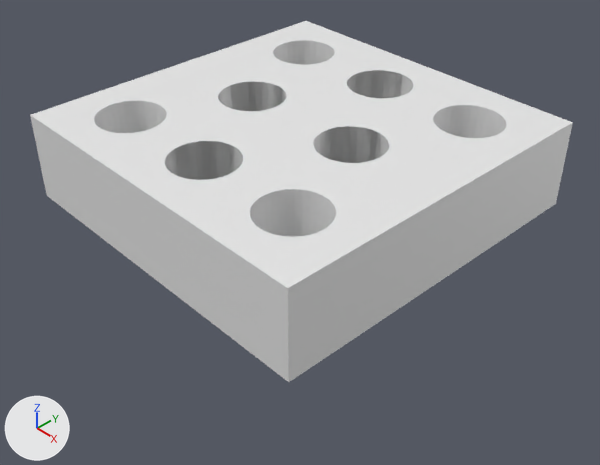
Renders of the Blender file Objetos 3D/TerrenoTopos.blend from each side of a commit.
Both versions are drawn from a camera (50 mm lens) standing at (22.8, -21.4, 16.9) and looking at (0.9, -0.9, -3.9). The axes (+X, +Y, +Z) are drawn at lower left. The lights are the same throughout.

In view in the first picture: 'Cubo'.
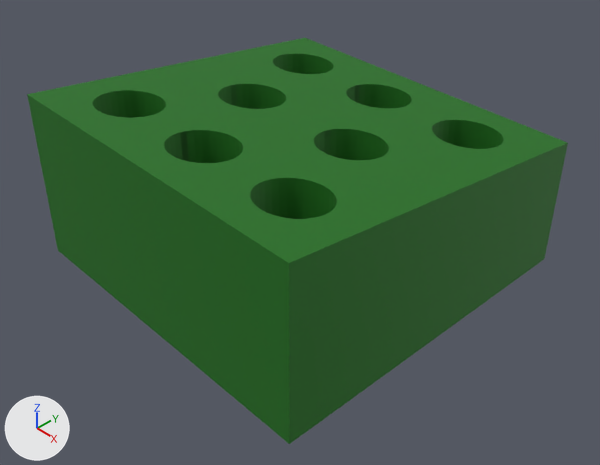
Where the change shows, as pixel boxes (x1, y1, x2, y2) in the pictures (600 x 465 px):
'Cubo', recoloured, reshaped (grey to green, 12% taller)
    before: (30, 21, 573, 382)
    after: (27, 38, 568, 444)

The change, as a diff of the scene's bpy script:
```diff
--- a/Objetos 3D/TerrenoTopos.blend.py
+++ b/Objetos 3D/TerrenoTopos.blend.py
@@ mat_suelo @@
+mat_suelo = principled_material('Suelo')
+mat_suelo.base_color = (0.00329, 0.159, 0.000959)  # dark green #0b6f03
+mat_suelo.roughness = 0.727
+mat_suelo.specular_ior_level = 0.699
@@ me_cubo_001 @@
 # used by ob_cubo; location = (0.0, 0.0, 0.0)
-me_cubo_001.from_pydata(...)  # 3024 vertices, 3081 faces; spans x -8.0..8.0, y -8.0..8.0, z -3.0..1.0
+me_cubo_001.from_pydata(...)  # 3024 vertices, 3081 faces; spans x -8.0..8.0, y -8.0..8.0, z -6.0..1.9
+# me_cubo_001 part 1: 3004 of 3024 vertices moved; they spanned x -8.0..8.0, y -8.0..8.0, z -3.0..1.0 and now span x -8.0..8.0, y -8.0..8.0, z -6.0..1.9; mean shift (0.0, 0.0, -2.7); largest move (-3.0, 0.8, -2.0) -> (-3.0, 0.8, -5.0)
+me_cubo_001.materials.append(mat_suelo)  # dark green #0b6f03
```
